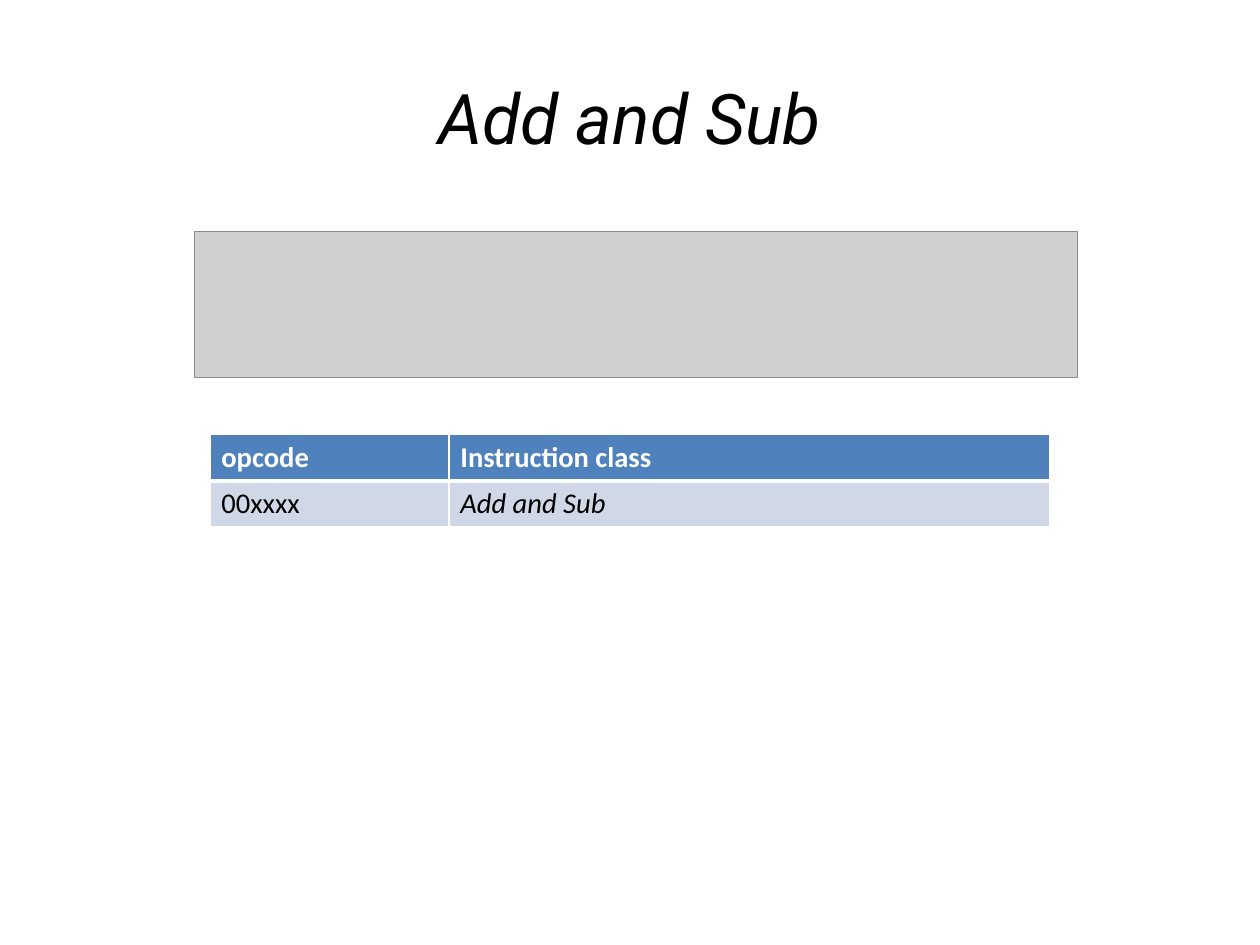
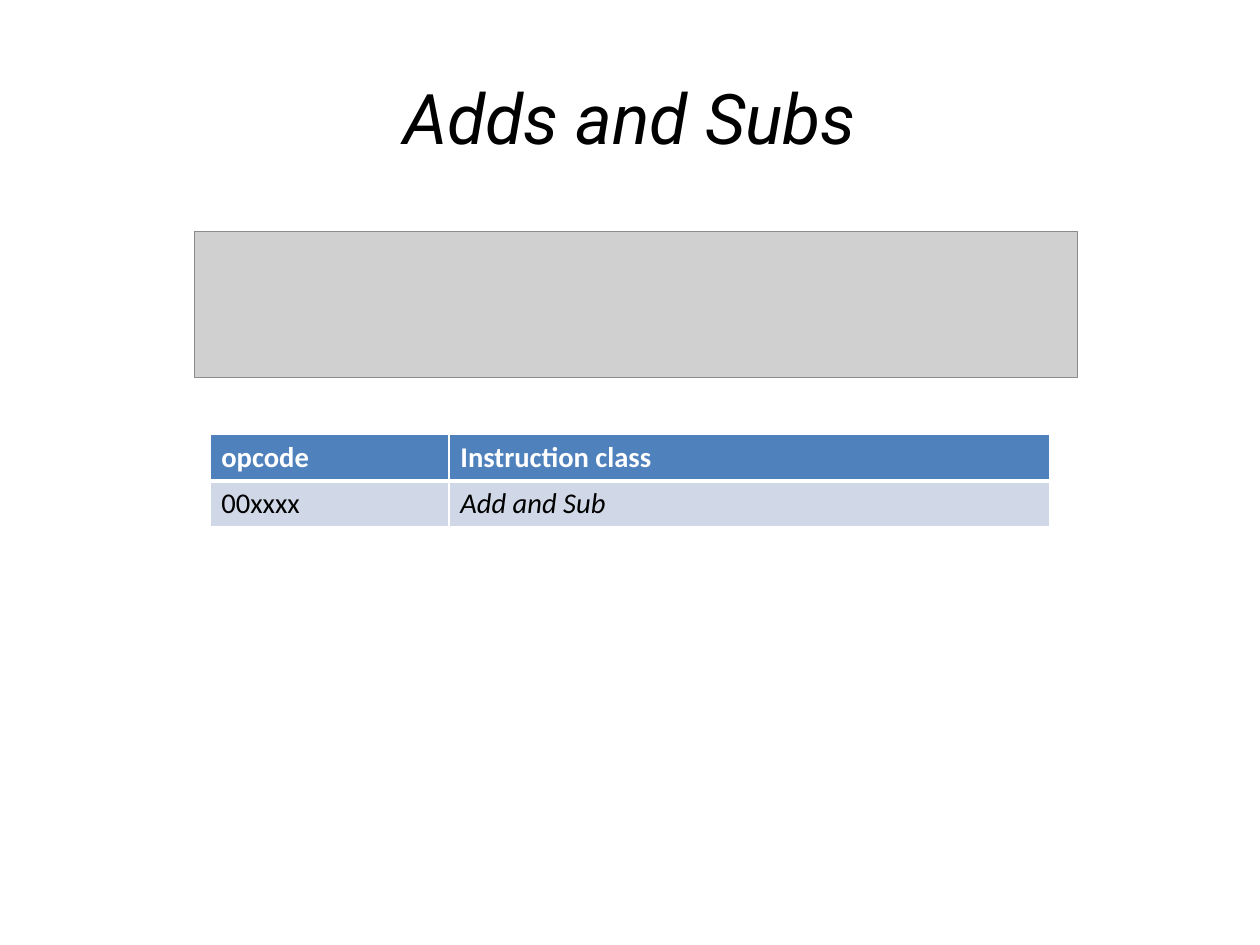
Before and after one commit to jardelufc/RISCME, a slide deck: slide 5 of docs/RISCME..pptx (slide 4 before the commit). Drawn at 1260x945 pixels with LibreOffice and Linux fonts; fonts in the diff are those of the drawing; grey boxes stand for pictures. Boxes give left, top, right and bottom in pixels: in the first picture for what was removed or moved away, otherwise in the second. Text is boxed around its words. In the diff, an @@ line names an element or a change of style, - is before the commit and + after.

```diff
--- a/docs/RISCME..pptx
+++ b/docs/RISCME..pptx
@@ text at [403,91,855,145]: text changed @@
-Add and Sub
+Adds and Subs
```
Also in this commit, not shown: 10 other slides changed, 2 slides added, 3 other files.
